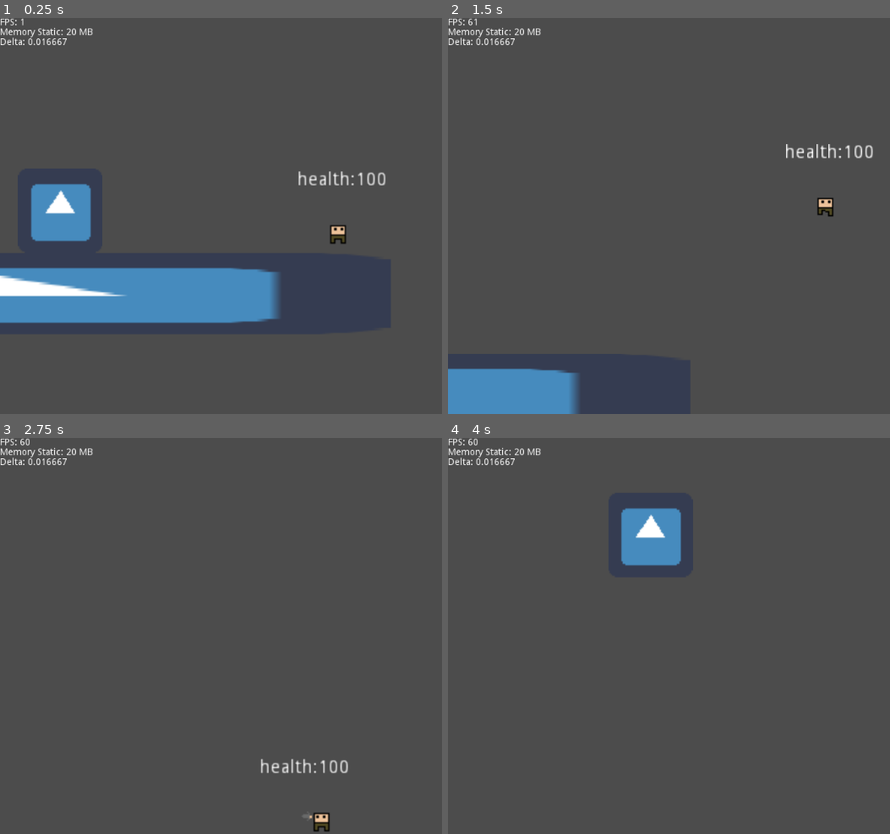
Above: before the commit, frames 1-4 (two rows, left to right).
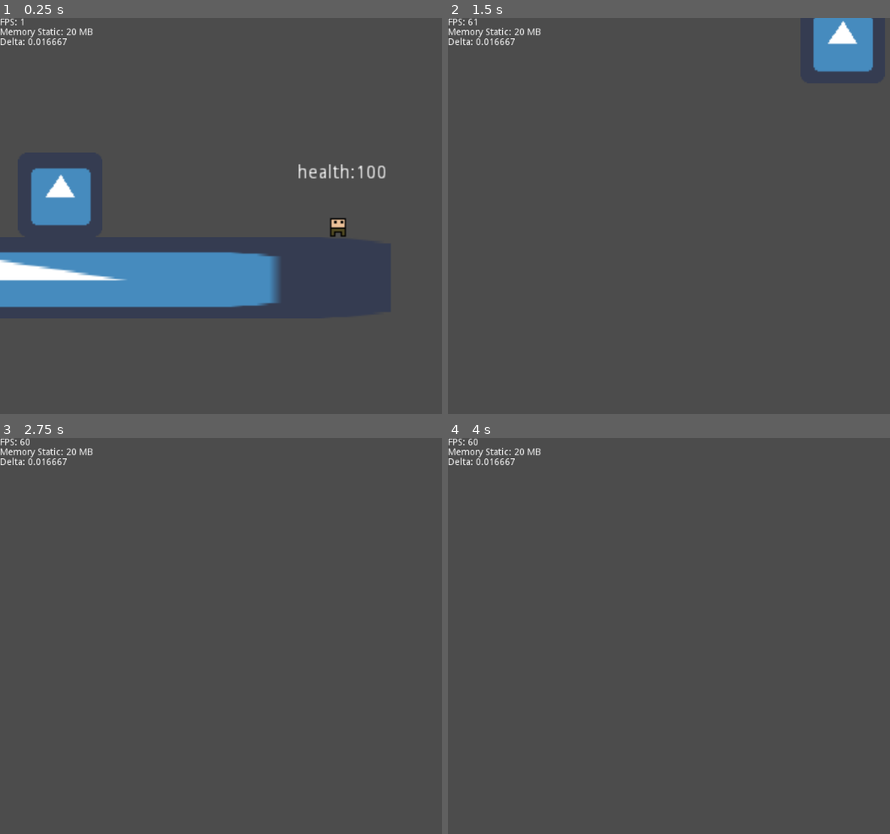
Above: after the commit, the same moments.

Repository: JayStoll/Game
Game: Godot game, scene res://Scenes/dev_world/Dev World.tscn
Two runs of this game, one before a commit and one after it. Both use one fixed random seed, a clock stepped at 60 frames per second and the inputs below. The engine's default icon, where the game draws it, is replaced by a stand-in: a white triangle on a blue panel in a dark square.
Inputs:
- Up to frame 1 (0.25 s): no input
- Up to frame 2 (1.5 s): hold Ctrl (attack) 0.53-1.28 s; hold Right (ui_right) from 0.53 s (still down); tap Up (ui_up) at 0.77, 0.8, 1.07, 1.35 s
- Up to frame 3 (2.75 s): tap Up (ui_up) at 1.52, 1.82, 2.3 s; tap Ctrl (attack) at 1.55 s; release Right (ui_right) at 2.03 s; hold Left (ui_left) from 2.03 s (still down); hold Ctrl (attack) from 2.03 s (still down)
- Up to frame 4 (4 s): release Left (ui_left) at 2.78 s; release Ctrl (attack) at 2.78 s; hold Right (ui_right) from 2.78 s (still down); tap Shift (dash) at 2.85 s; tap Up (ui_up) at 3.02, 3.32, 3.77, 3.8 s; tap Ctrl (attack) at 3.05 s; hold Ctrl (attack) from 3.53 s (still down)

The runs differ from the first frame. In frame 1, 9.0% of the frame differs, in the area x 0-88%, y 36-78%; in frame 2, 5.7%; in frame 3, 0.5%; in frame 4, 2.0%.
Error in both runs: Attempt to call function 'get_position' in base 'previously freed instance' on a null instance. (res://Scripts/NPC)

Commit message:
Migrating to FSM. Certain actions from previous changes do not work.

Diff:
--- a/Assets/Player.tscn
+++ b/Assets/Player.tscn
@@ -1,19 +1,68 @@
-[gd_scene load_steps=9 format=2]
+[gd_scene load_steps=26 format=2]
 
 [ext_resource path="res://Sprites/Player/Player.png" type="Texture" id=1]
 [ext_resource path="res://Scripts/Player/Player_Movement.gd" type="Script" id=2]
 [ext_resource path="res://Scripts/Player/Player_Stats.gd" type="Script" id=3]
-[ext_resource path="res://Sprites/Player/Player-Attack.png" type="Texture" id=4]
+[ext_resource path="res://Scripts/Player/States/Idle.gd" type="Script" id=4]
+[ext_resource path="res://Scripts/Player/States/Walk.gd" type="Script" id=5]
+[ext_resource path="res://Scripts/Player/States/Dash.gd" type="Script" id=6]
+[ext_resource path="res://Scripts/Player/States/Attack.gd" type="Script" id=7]
+[ext_resource path="res://Scripts/Player/States/Jump.gd" type="Script" id=8]
+[ext_resource path="res://Scripts/Player/States/Falling.gd" type="Script" id=9]
 
 [sub_resource type="RectangleShape2D" id=1]
 extents = Vector2( 6.19332, 6.9826 )
 
 [sub_resource type="RectangleShape2D" id=2]
-extents = Vector2( 5.44822, 6.125 )
+extents = Vector2( 6.82346, 6.125 )
+
+[sub_resource type="Animation" id=3]
+resource_name = "Attack"
+loop = true
+tracks/0/type = "value"
+tracks/0/path = NodePath("Sprite:frame")
+tracks/0/interp = 1
+tracks/0/loop_wrap = true
+tracks/0/imported = false
+tracks/0/enabled = true
+tracks/0/keys = {
+"times": PoolRealArray( 0, 0.2, 0.4, 0.7 ),
+"transitions": PoolRealArray( 1, 1, 1, 1 ),
+"update": 1,
+"values": [ 4, 5, 6, 7 ]
+}
+tracks/1/type = "value"
+tracks/1/path = NodePath("Attack_Area/CollisionShape2D:disabled")
+tracks/1/interp = 1
+tracks/1/loop_wrap = true
+tracks/1/imported = false
+tracks/1/enabled = true
+tracks/1/keys = {
+"times": PoolRealArray( 0.1, 0.8 ),
+"transitions": PoolRealArray( 1, 1 ),
+"update": 1,
+"values": [ false, true ]
+}
 
 [sub_resource type="Animation" id=4]
-resource_name = "Attack_Player"
-length = 0.5
+resource_name = "Idle"
+tracks/0/type = "value"
+tracks/0/path = NodePath("Sprite:frame")
+tracks/0/interp = 1
+tracks/0/loop_wrap = true
+tracks/0/imported = false
+tracks/0/enabled = true
+tracks/0/keys = {
+"times": PoolRealArray( 0 ),
+"transitions": PoolRealArray( 1 ),
+"update": 1,
+"values": [ 0 ]
+}
+
+[sub_resource type="Animation" id=5]
+resource_name = "Walk"
+length = 0.4
+loop = true
 tracks/0/type = "value"
 tracks/0/path = NodePath("Sprite:frame")
 tracks/0/interp = 1
@@ -26,84 +75,43 @@
 "update": 1,
 "values": [ 0, 1, 2, 3 ]
 }
-tracks/1/type = "value"
-tracks/1/path = NodePath("Sprite:texture")
-tracks/1/interp = 1
-tracks/1/loop_wrap = true
-tracks/1/imported = false
-tracks/1/enabled = true
-tracks/1/keys = {
-"times": PoolRealArray( 0, 0.5 ),
-"transitions": PoolRealArray( 1, 1 ),
-"update": 1,
-"values": [ ExtResource( 4 ), ExtResource( 1 ) ]
-}
-tracks/2/type = "value"
-tracks/2/path = NodePath("Sprite:position")
-tracks/2/interp = 1
-tracks/2/loop_wrap = true
-tracks/2/imported = false
-tracks/2/enabled = true
-tracks/2/keys = {
-"times": PoolRealArray( 0, 0.5 ),
-"transitions": PoolRealArray( 1, 1 ),
-"update": 1,
-"values": [ Vector2( 7.95282, 0 ), Vector2( 0, 0 ) ]
-}
-tracks/3/type = "value"
-tracks/3/path = NodePath("Attack_Area/CollisionShape2D:disabled")
-tracks/3/interp = 1
-tracks/3/loop_wrap = true
-tracks/3/imported = false
-tracks/3/enabled = true
-tracks/3/keys = {
-"times": PoolRealArray( 0, 0.1, 0.3 ),
-"transitions": PoolRealArray( 1, 1, 1 ),
-"update": 1,
-"values": [ true, false, true ]
-}
 
-[sub_resource type="Animation" id=3]
-resource_name = "Walk_Player"
-length = 0.4
-tracks/0/type = "value"
-tracks/0/path = NodePath("Sprite:frame")
-tracks/0/interp = 1
-tracks/0/loop_wrap = true
-tracks/0/imported = false
-tracks/0/enabled = true
-tracks/0/keys = {
-"times": PoolRealArray( 0, 0.1, 0.2, 0.3 ),
-"transitions": PoolRealArray( 1, 1, 1, 1 ),
-"update": 1,
-"values": [ 0, 1, 2, 3 ]
-}
-tracks/1/type = "value"
-tracks/1/path = NodePath("Sprite:texture")
-tracks/1/interp = 1
-tracks/1/loop_wrap = true
-tracks/1/imported = false
-tracks/1/enabled = true
-tracks/1/keys = {
-"times": PoolRealArray( 0 ),
-"transitions": PoolRealArray( 1 ),
-"update": 1,
-"values": [ ExtResource( 1 ) ]
-}
-tracks/2/type = "value"
-tracks/2/path = NodePath("Sprite:position")
-tracks/2/interp = 1
-tracks/2/loop_wrap = true
-tracks/2/imported = false
-tracks/2/enabled = true
-tracks/2/keys = {
-"times": PoolRealArray( 0 ),
-"transitions": PoolRealArray( 1 ),
-"update": 0,
-"values": [ Vector2( 0, 0 ) ]
-}
+[sub_resource type="AnimationNodeAnimation" id=6]
+animation = "Attack"
 
-[node name="KinematicBody2D" type="KinematicBody2D" groups=[
+[sub_resource type="AnimationNodeAnimation" id=7]
+animation = "Idle"
+
+[sub_resource type="AnimationNodeAnimation" id=8]
+animation = "Walk"
+
+[sub_resource type="AnimationNodeStateMachineTransition" id=9]
+
+[sub_resource type="AnimationNodeStateMachineTransition" id=10]
+auto_advance = true
+
+[sub_resource type="AnimationNodeStateMachineTransition" id=11]
+
+[sub_resource type="AnimationNodeStateMachineTransition" id=12]
+
+[sub_resource type="AnimationNodeStateMachineTransition" id=13]
+auto_advance = true
+
+[sub_resource type="AnimationNodeStateMachineTransition" id=14]
+
+[sub_resource type="AnimationNodeStateMachine" id=15]
+states/Attack/node = SubResource( 6 )
+states/Attack/position = Vector2( 255, 56 )
+states/Idle/node = SubResource( 7 )
+states/Idle/position = Vector2( -19, 114 )
+states/Walk/node = SubResource( 8 )
+states/Walk/position = Vector2( 255, 182 )
+transitions = [ "Idle", "Attack", SubResource( 9 ), "Attack", "Idle", SubResource( 10 ), "Idle", "Walk", SubResource( 11 ), "Walk", "Idle", SubResource( 12 ), "Attack", "Walk", SubResource( 13 ), "Walk", "Attack", SubResource( 14 ) ]
+graph_offset = Vector2( -426, 9 )
+
+[sub_resource type="AnimationNodeStateMachinePlayback" id=16]
+
+[node name="Player" type="KinematicBody2D" groups=[
 "player",
 ]]
 position = Vector2( 0.176781, 0 )
@@ -124,6 +132,8 @@
 
 [node name="Sprite" type="Sprite" parent="."]
 texture = ExtResource( 1 )
+offset = Vector2( 8, 0 )
+vframes = 2
 hframes = 4
 
 [node name="Dash Area" type="Area2D" parent="." groups=[
@@ -131,6 +141,7 @@
 ]]
 
 [node name="CollisionPolygon2D" type="CollisionPolygon2D" parent="Dash Area"]
+visible = false
 position = Vector2( 1.32936, -4.0721 )
 scale = Vector2( 0.32449, 0.356317 )
 polygon = PoolVector2Array( -46.6487, -31.4695, 45.8144, -31.9885, 45.9912, 31.0639, -47.2733, 31.6543 )
@@ -141,13 +152,45 @@
 [node name="Attack_Area" type="Area2D" parent="."]
 
 [node name="CollisionShape2D" type="CollisionShape2D" parent="Attack_Area"]
-position = Vector2( 13.2735, 0 )
+position = Vector2( 15, 0 )
 shape = SubResource( 2 )
 disabled = true
+__meta__ = {
+"_edit_lock_": true
+}
 
 [node name="AnimationPlayer" type="AnimationPlayer" parent="."]
-anims/Attack_Player = SubResource( 4 )
-anims/Walk_Player = SubResource( 3 )
+pause_mode = 2
+anims/Attack = SubResource( 3 )
+anims/Idle = SubResource( 4 )
+anims/Walk = SubResource( 5 )
+
+[node name="AnimationTree" type="AnimationTree" parent="."]
+tree_root = SubResource( 15 )
+anim_player = NodePath("../AnimationPlayer")
+active = true
+process_mode = 0
+parameters/playback = SubResource( 16 )
+
+[node name="States" type="Node" parent="."]
+
+[node name="Idle" type="Node" parent="States"]
+script = ExtResource( 4 )
+
+[node name="Walk" type="Node" parent="States"]
+script = ExtResource( 5 )
+
+[node name="Dash" type="Node" parent="States"]
+script = ExtResource( 6 )
+
+[node name="Attack" type="Node" parent="States"]
+script = ExtResource( 7 )
+
+[node name="Jump" type="Node" parent="States"]
+script = ExtResource( 8 )
+
+[node name="Falling" type="Node" parent="States"]
+script = ExtResource( 9 )
 [connection signal="area_entered" from="Dash Area" to="." method="_on_Area2D_area_entered"]
 [connection signal="area_exited" from="Dash Area" to="." method="_on_Area2D_area_exited"]
 [connection signal="area_entered" from="Attack_Area" to="." method="_on_Attack_Area_area_entered"]
--- a/Imports/Sprites/Player.json
+++ b/Imports/Sprites/Player.json
@@ -1,34 +1,66 @@
 { "frames": {
-   "Player 0.aseprite": {
-    "frame": { "x": 0, "y": 0, "w": 16, "h": 16 },
+   "Player (Layer 1) 0.aseprite": {
+    "frame": { "x": 0, "y": 0, "w": 32, "h": 16 },
     "rotated": false,
     "trimmed": false,
-    "spriteSourceSize": { "x": 0, "y": 0, "w": 16, "h": 16 },
-    "sourceSize": { "w": 16, "h": 16 },
+    "spriteSourceSize": { "x": 0, "y": 0, "w": 32, "h": 16 },
+    "sourceSize": { "w": 32, "h": 16 },
     "duration": 100
    },
-   "Player 1.aseprite": {
-    "frame": { "x": 16, "y": 0, "w": 16, "h": 16 },
+   "Player (Layer 1) 1.aseprite": {
+    "frame": { "x": 32, "y": 0, "w": 32, "h": 16 },
     "rotated": false,
     "trimmed": false,
-    "spriteSourceSize": { "x": 0, "y": 0, "w": 16, "h": 16 },
-    "sourceSize": { "w": 16, "h": 16 },
+    "spriteSourceSize": { "x": 0, "y": 0, "w": 32, "h": 16 },
+    "sourceSize": { "w": 32, "h": 16 },
     "duration": 100
    },
-   "Player 2.aseprite": {
-    "frame": { "x": 32, "y": 0, "w": 16, "h": 16 },
+   "Player (Layer 1) 2.aseprite": {
+    "frame": { "x": 64, "y": 0, "w": 32, "h": 16 },
     "rotated": false,
     "trimmed": false,
-    "spriteSourceSize": { "x": 0, "y": 0, "w": 16, "h": 16 },
-    "sourceSize": { "w": 16, "h": 16 },
+    "spriteSourceSize": { "x": 0, "y": 0, "w": 32, "h": 16 },
+    "sourceSize": { "w": 32, "h": 16 },
     "duration": 100
    },
-   "Player 3.aseprite": {
-    "frame": { "x": 48, "y": 0, "w": 16, "h": 16 },
+   "Player (Layer 1) 3.aseprite": {
+    "frame": { "x": 96, "y": 0, "w": 32, "h": 16 },
     "rotated": false,
     "trimmed": false,
-    "spriteSourceSize": { "x": 0, "y": 0, "w": 16, "h": 16 },
-    "sourceSize": { "w": 16, "h": 16 },
+    "spriteSourceSize": { "x": 0, "y": 0, "w": 32, "h": 16 },
+    "sourceSize": { "w": 32, "h": 16 },
+    "duration": 100
+   },
+   "Player (Layer 2) 0.aseprite": {
+    "frame": { "x": 0, "y": 16, "w": 32, "h": 16 },
+    "rotated": false,
+    "trimmed": false,
+    "spriteSourceSize": { "x": 0, "y": 0, "w": 32, "h": 16 },
+    "sourceSize": { "w": 32, "h": 16 },
+    "duration": 100
+   },
+   "Player (Layer 2) 1.aseprite": {
+    "frame": { "x": 32, "y": 16, "w": 32, "h": 16 },
+    "rotated": false,
+    "trimmed": false,
+    "spriteSourceSize": { "x": 0, "y": 0, "w": 32, "h": 16 },
+    "sourceSize": { "w": 32, "h": 16 },
+    "duration": 100
+   },
+   "Player (Layer 2) 2.aseprite": {
+    "frame": { "x": 64, "y": 16, "w": 32, "h": 16 },
+    "rotated": false,
+    "trimmed": false,
+    "spriteSourceSize": { "x": 0, "y": 0, "w": 32, "h": 16 },
+    "sourceSize": { "w": 32, "h": 16 },
+    "duration": 100
+   },
+   "Player (Layer 2) 3.aseprite": {
+    "frame": { "x": 96, "y": 16, "w": 32, "h": 16 },
+    "rotated": false,
+    "trimmed": false,
+    "spriteSourceSize": { "x": 0, "y": 0, "w": 32, "h": 16 },
+    "sourceSize": { "w": 32, "h": 16 },
     "duration": 100
    }
  },
@@ -37,12 +69,13 @@
   "version": "1.2.25-x64",
   "image": "Player.png",
   "format": "RGBA8888",
-  "size": { "w": 64, "h": 16 },
+  "size": { "w": 128, "h": 32 },
   "scale": "1",
   "frameTags": [
   ],
   "layers": [
-   { "name": "Layer 1", "opacity": 255, "blendMode": "normal" }
+   { "name": "Layer 1", "opacity": 255, "blendMode": "normal" },
+   { "name": "Layer 2", "opacity": 255, "blendMode": "normal" }
   ],
   "slices": [
   ]
--- a/Scripts/NPC AI/base_enemy.gd
+++ b/Scripts/NPC AI/base_enemy.gd
@@ -36,8 +36,8 @@
 	if isFollowing:
 		velocity.x = GLOBALS.SPEED * direction
 
-	#if playerInAttackRange:
-	#	Attack()
+	if playerInAttackRange:
+		Attack()
 
 	velocity.y += GLOBALS.GRAVITY
 	AnimationHandler()
--- a/Scripts/Player/Player_Movement.gd
+++ b/Scripts/Player/Player_Movement.gd
@@ -1,7 +1,6 @@
 # player controller script
 
 extends KinematicBody2D
-
 
 ############ Variables #################
 var GLOBALS : Reference = preload("res://conf/GLOBALS.gd")
@@ -20,28 +19,49 @@
 # attack cd
 const ATTACK_CD : float	= 0.05
 
-var velocity : Vector2 = Vector2(0, 0)
+var velocity : Vector2 = Vector2.ZERO
 var hasJumped : bool = false
 var hasDashed : bool = false
 # see if we are able to dash through a colliding object
 var canDashThrough : bool = false
+
+
+#### Animation Handle
 var isWalking : bool = false
+var isAttacking : bool = false
+var animationStateMachine : AnimationNodeStateMachinePlayback
 
 
 ############# attack vaiables ##################
-
 # which direction the collider will have to face
 var attackDirection : int = 1
 onready var attackCollision : CollisionShape2D = get_node("Attack_Area/CollisionShape2D")
 # get the position of the colider --- will be the same as Attack_Area/CollisionShape2D x position
-const COLLIDERPOS : int = 17
-var isAttacking : bool = false
+const COLLIDERPOS : int = 15
 # timer
 var timer : Timer = null
 
 
+########### State Machine ##############
+var currentState = null
+
+onready var States = {
+	"Idle"     : $States/Idle,
+	"Walk"     : $States/Walk,
+	"Attack"   : $States/Attack,
+	"Dash"     : $States/Dash,
+	"Jump"     : $States/Jump,
+	"Falling"  : $States/Falling
+}
+
+
 ############## entry point #####################
 func _ready():
+	animationStateMachine = $AnimationTree.get("parameters/playback")
+	animationStateMachine.start("Idle")
+
+	ChangeState("Idle")
+
 	# create timer for dash cooldown
 	timer = Timer.new()
 	timer.set_one_shot(true)
@@ -50,23 +70,20 @@
 	add_child(timer)
 
 # runs once every frame
-func _physics_process(_delta):
-	PlayerActions()
+func _physics_process(delta):
+	var updateState = currentState.HandleInput(self, delta)
+	if updateState != null:
+		ChangeState(updateState)
 
+
+func ChangeState(newState):
+	currentState = States[newState]
+	print(currentState.name)
 
 ###############   Player Movement   #######################
 func PlayerActions() -> void:
-	# get the direction that we want to move the character
-	var horizontalMovement = (int(Input.is_action_pressed("ui_right"))
-							- int(Input.is_action_pressed("ui_left")))
-	velocity.x = horizontalMovement * GLOBALS.PLAYER_SPEED
-	if horizontalMovement != 0:
-		attackDirection = horizontalMovement
-		isWalking = true
-	else:
-		isWalking = false
 
-	AnimationHandler()
+
 	# player functions
 	Jump()
 	Dash()
@@ -78,12 +95,6 @@
 	velocity = move_and_slide(velocity, GLOBALS.FLOOR)
 	$player_collider.disabled = false
 	isAttacking = false
-
-func AnimationHandler() -> void:
-	if isWalking:
-		animation.play("Walk_Player")
-	if !isWalking && !isAttacking:
-		playerSprite.frame = 0
 
 # jump and gravity
 func Jump() -> void:
@@ -117,9 +128,9 @@
 
 func Attack() -> void:
 	SetAttackDirection()
-	if Input.is_action_pressed("attack"):
+	if Input.is_action_just_pressed("attack"):
 		isAttacking = true
-		StartAttack()
+
 
 func SetAttackDirection() -> void:
 	FlipPayerSprite()
@@ -131,9 +142,6 @@
 
 func DealDamage(area) -> void:
 	GLOBALS.TakeDamage(area.get_parent().get_node("Stats"), attackDirection, stats.GetDamage())
-
-func StartAttack() -> void:
-	animation.play("Attack_Player")
 
 # used to flip the player sprite
 # here so I dont have to repeat myself
@@ -159,8 +167,6 @@
 
 
 func _on_Attack_Area_area_entered(area):
-	if isAttacking:
-		match area.get_groups():
-			[GLOBALS.ENEMY_GROUP]:
-				print("Attack")
-				DealDamage(area)
+	match area.get_groups():
+		[GLOBALS.ENEMY_GROUP]:
+			DealDamage(area)
--- /dev/null
+++ b/Scripts/Player/StateTemplate.gd
@@ -0,0 +1,12 @@
+extends Node
+
+var player
+var GLOBALS : Reference = preload("res://conf/GLOBALS.gd")
+var velocity : Vector2 = Vector2.ZERO
+
+
+func _ready():
+	player = get_tree().get_nodes_in_group("Player")
+
+func HandleInput(_host, _delta):
+	pass
--- /dev/null
+++ b/Scripts/Player/States/Attack.gd
@@ -0,0 +1,16 @@
+extends "res://Scripts/Player/StateTemplate.gd"
+
+
+# Declare member variables here. Examples:
+# var a = 2
+# var b = "text"
+
+
+# Called when the node enters the scene tree for the first time.
+func _ready():
+	pass # Replace with function body.
+
+
+# Called every frame. 'delta' is the elapsed time since the previous frame.
+#func _process(delta):
+#	pass
--- /dev/null
+++ b/Scripts/Player/States/Dash.gd
@@ -0,0 +1,16 @@
+extends "res://Scripts/Player/StateTemplate.gd"
+
+
+# Declare member variables here. Examples:
+# var a = 2
+# var b = "text"
+
+
+# Called when the node enters the scene tree for the first time.
+func _ready():
+	pass # Replace with function body.
+
+
+# Called every frame. 'delta' is the elapsed time since the previous frame.
+#func _process(delta):
+#	pass
--- /dev/null
+++ b/Scripts/Player/States/Falling.gd
@@ -0,0 +1,9 @@
+extends "res://Scripts/Player/StateTemplate.gd"
+
+
+func HandleInput(host, delta):
+	velocity.y += GLOBALS.GRAVITY
+	host.move_and_slide(velocity * GLOBALS.PLAYER_SPEED, GLOBALS.FLOOR)
+	if host.is_on_floor():
+		# check for movement and go to right state
+		return "Idle"
--- /dev/null
+++ b/Scripts/Player/States/Idle.gd
@@ -0,0 +1,11 @@
+extends "res://Scripts/Player/StateTemplate.gd"
+
+func HandleInput(host, delta):
+	if (int(Input.is_action_pressed("ui_left")) - int(Input.is_action_pressed("ui_right"))) != 0:
+		return "Walk"
+	if Input.is_action_pressed("attack"):
+		return "Attack"
+	if Input.is_action_pressed("ui_up"):
+		return "Jump"
+	if !host.is_on_floor():
+		return "Falling"
--- /dev/null
+++ b/Scripts/Player/States/Jump.gd
@@ -0,0 +1,10 @@
+extends "res://Scripts/Player/StateTemplate.gd"
+
+
+# to jump upwards - this value must be negative
+const JUMP_POWER : int = -355
+
+func HandleInput(host, delta):
+	velocity.y = JUMP_POWER
+	host.move_and_slide(velocity.normalized(), GLOBALS.FLOOR)
+	return "Falling"
--- /dev/null
+++ b/Scripts/Player/States/Walk.gd
@@ -0,0 +1,13 @@
+extends "res://Scripts/Player/StateTemplate.gd"
+
+func HandleInput(host, delta):
+	var horizontalMovement = (int(Input.is_action_pressed("ui_right"))
+							- int(Input.is_action_pressed("ui_left")))
+	velocity.x = horizontalMovement
+	velocity.y = GLOBALS.GRAVITY
+	host.move_and_slide(velocity * GLOBALS.PLAYER_SPEED, GLOBALS.FLOOR)
+	if Input.is_action_pressed("ui_up"):
+		return "Jump"
+	# go back to idle state if we are not moving and not in the air
+	if horizontalMovement == 0 && host.is_on_floor():
+		return "Idle"
Binary file changed: Imports/Sprites/Player.aseprite
Binary file removed: Sprites/Player/Player-Attack.png
Not shown, removed: Sprites/Player/Player-Attack.png.import
Binary file changed: Sprites/Player/Player.png
